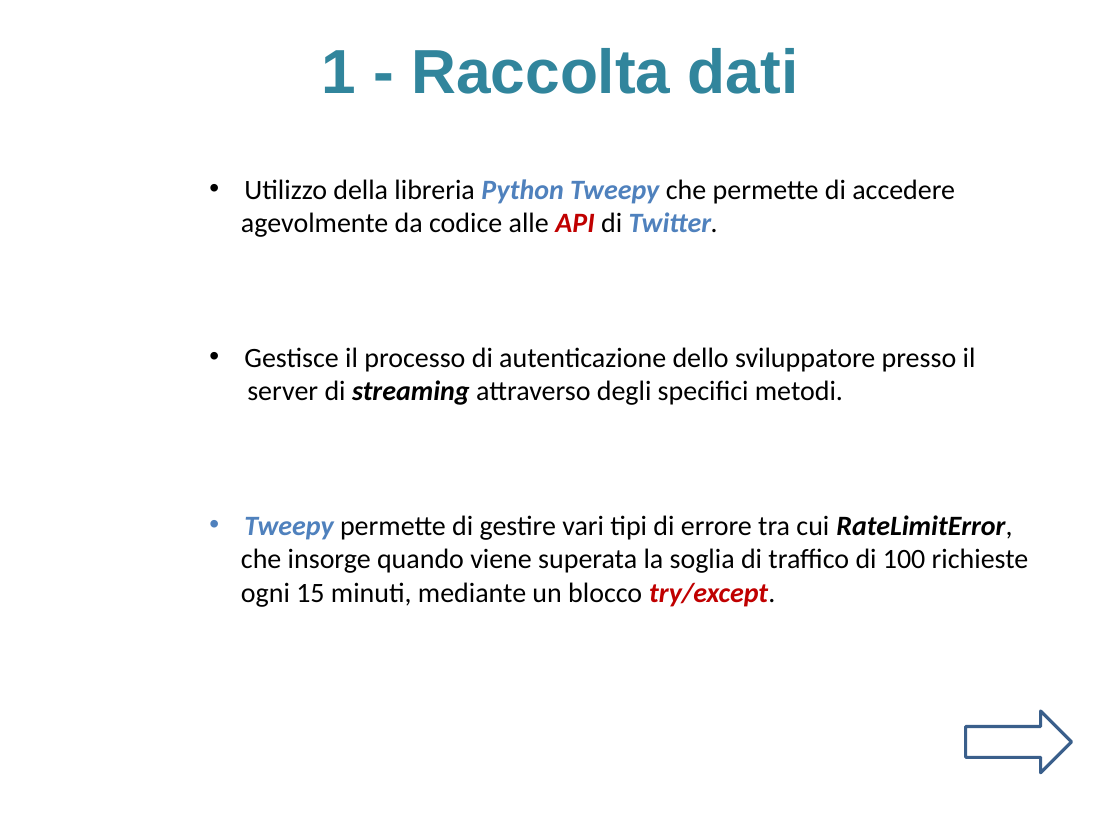
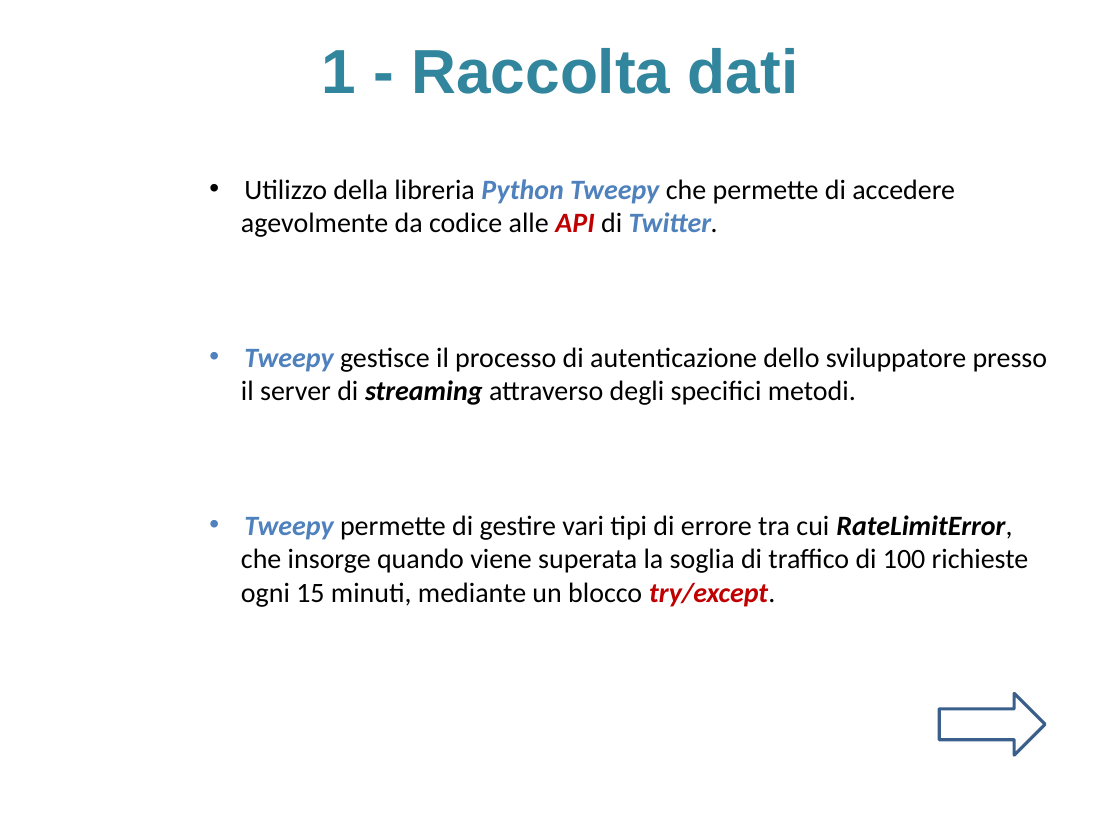
Before and after one commit to sidious1991/TesiLatex, a slide deck: slide 16 of PRESENTAZIONE_TESI/presentazione_agostini_stefano.pptx. Drawn at 1120x840 pixels with LibreOffice and Linux fonts; fonts in the diff are those of the drawing; background and template pictures are left out. Boxes give left, top, right and bottom in pixels: in the first picture for what was removed or moved away, otherwise in the second. Text is boxed around its words. In the diff, an @@ line names an element or a change of style, - is before the commit and + after.

```diff
--- a/PRESENTAZIONE_TESI/presentazione_agostini_stefano.pptx
+++ b/PRESENTAZIONE_TESI/presentazione_agostini_stefano.pptx
@@ text at [241,347,1048,405]: text changed @@
-• Gestisce il processo di autenticazione dello sviluppatore presso il
-server di streaming attraverso degli specifici metodi.
+• Tweepy gestisce il processo di autenticazione dello sviluppatore presso
+il server di streaming attraverso degli specifici metodi.
@@ right arrow: place and size @@
-right arrow at [965,711,1071,773]
+right arrow at [940,693,1045,755]
```
Also in this commit, not shown: 4 other slides changed, 1 other file.
